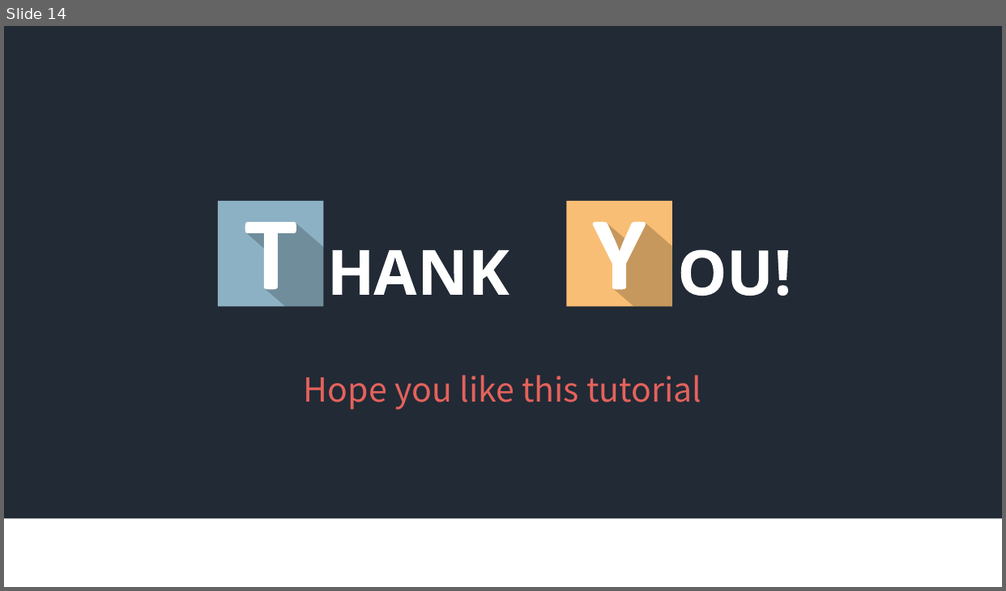
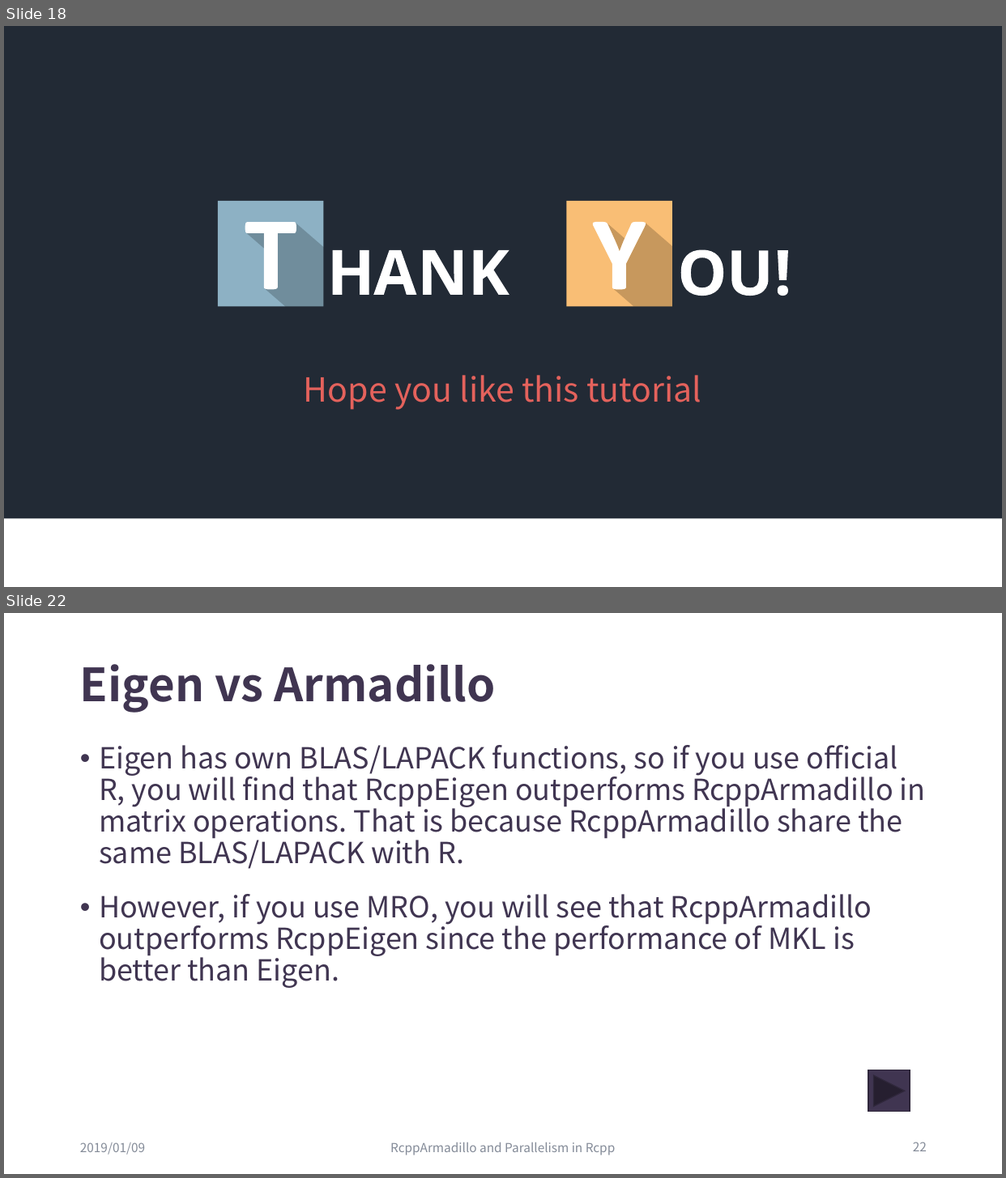
Before and after one commit to ChingChuan-Chen/Rcpp_RcppArmadillo_tutorial, a slide deck: leture_powerpoint_0109.pptx. Shown one above the other, each under a label of ours: slide 14 before the commit, slides 18 and 22 after it; the slides between them are not shown. The pictures are 1006x591 and 1006x1178 pixels, drawn with LibreOffice and Linux fonts; fonts in the diff are those of the drawing; background and template pictures are left out. Boxes give left, top, right and bottom in pixels: in the first picture for what was removed or moved away, otherwise in the second. Text is boxed around its words. In the diff, an @@ line names an element or a change of style, - is before the commit and + after.

Commit message:
first part of RcppArmadillo

```diff
--- a/leture_powerpoint_0109.pptx
+++ b/leture_powerpoint_0109.pptx
@@ slide 22 added at <box>4,613,1002,1174</box>, background #FFFFFF @@
@@ title added at <box>80,664,496,713</box>, 44 pt, text #403551, bold @@
+Eigen vs Armadillo
@@ text added at <box>99,745,926,988</box>, 28 pt, text #403551 @@
+• Eigen has own BLAS/LAPACK functions, so if you use official R, you will find that RcppEigen outperforms RcppArmadillo in matrix operations. That is because RcppArmadillo share the same BLAS/LAPACK with R.
+• However, if you use MRO, you will see that RcppArmadillo outperforms RcppEigen since the performance of MKL is better than Eigen.
@@ action button forward next added at <box>868,1071,910,1112</box>, fill #403551, outline #2F273C 1 pt @@
@@ text added at <box>80,1143,145,1155</box>, 12 pt, text #848B98 @@
+2019/01/09
@@ text added at <box>390,1143,616,1156</box>, 12 pt, text #848B98 @@
+RcppArmadillo and Parallelism in Rcpp
@@ page number added at <box>913,1142,927,1152</box>, 12 pt, text #848B98 @@
+22
@@ what was slide 14 is now slide 18 @@
```
Also in this commit, not shown: 14 slides changed, 6 other slides added, 4 other files.
